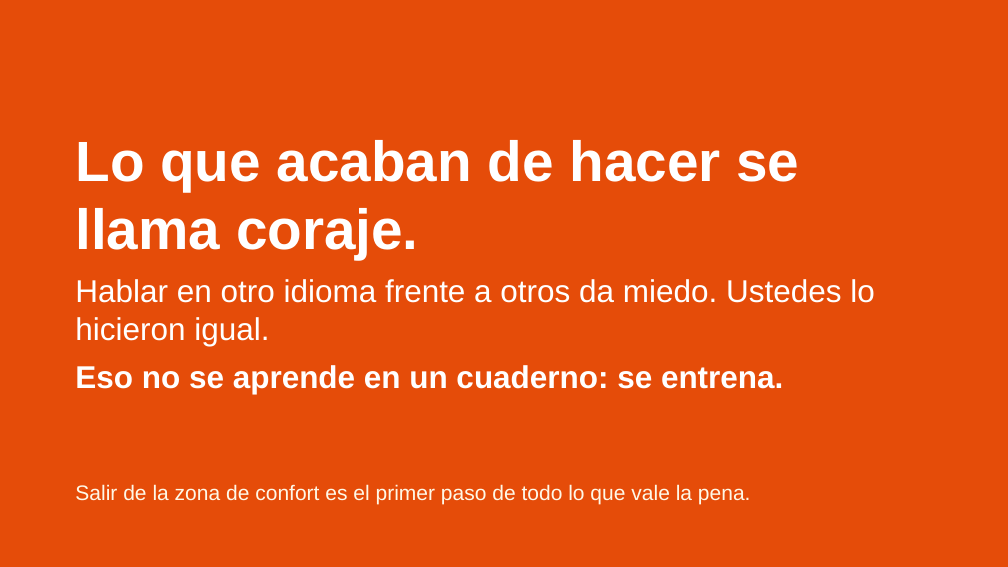
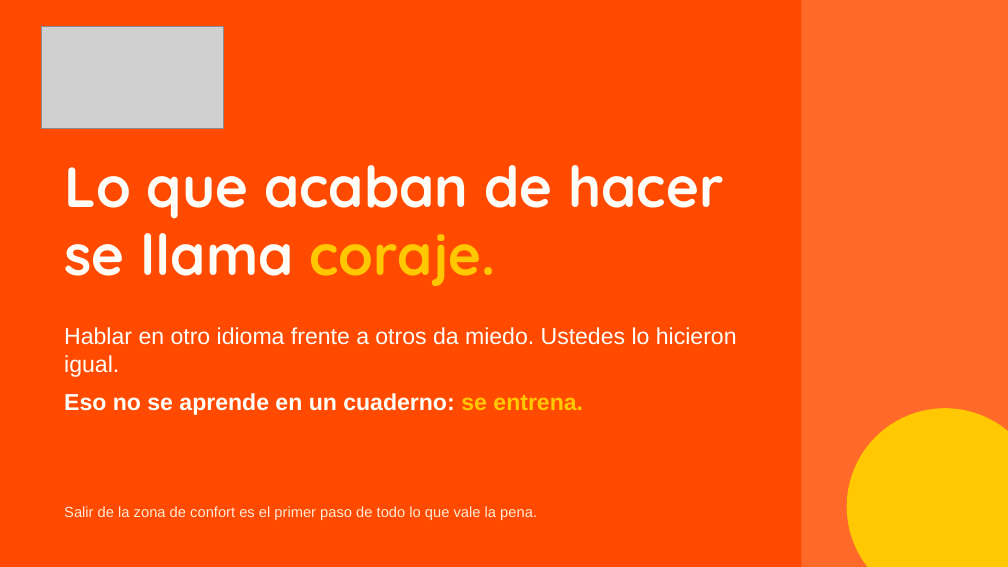
Before and after one commit to gomezrdiana/Plan-academico, a slide deck: slide 1 of recursos/comercial/productos/NICHO_COLEGIOS/SLIDES_COLEGIO_3.pptx. Drawn at 1008x567 pixels with LibreOffice and Linux fonts; fonts in the diff are those of the drawing; grey boxes stand for pictures. Boxes give left, top, right and bottom in pixels: in the first picture for what was removed or moved away, otherwise in the second. Text is boxed around its words. In the diff, an @@ line names an element or a change of style, - is before the commit and + after.

```diff
--- a/recursos/comercial/productos/NICHO_COLEGIOS/SLIDES_COLEGIO_3.pptx
+++ b/recursos/comercial/productos/NICHO_COLEGIOS/SLIDES_COLEGIO_3.pptx
@@ background #E54C09 to #FF4A00 @@
@@ picture added at box(42, 26, 223, 129) @@
@@ rectangle added at box(802, 0, 1008, 567), fill #FF6A2A @@
@@ text at box(75, 140, 799, 259): paragraph removed @@
-Lo que acaban de hacer se llama coraje.
@@ text added at box(64, 165, 723, 286), 54 pt, text #FFFDF7, bold @@
+Lo que acaban de hacer se llama coraje.
@@ text "Hablar en otro idioma frente ...": place and size @@
-text "Hablar en otro idioma frente ..." at box(75, 140, 875, 394)
+text "Hablar en otro idioma frente ..." at box(64, 327, 737, 415)
@@ text "Hablar en otro idioma frente ..." at box(64, 327, 737, 415): size 30 to 22 pt; text colour #FFFFFF to #FFFDF7 in "Hablar en otro idioma frente a otros ...", "Eso no se aprende en un cuaderno:"; text colour #FFFFFF to #FFC800 in "se entrena." @@
@@ ellipse added at box(847, 408, 1008, 567), fill #FFC800 @@
@@ text "Salir de la zona de ...": place and size @@
-text "Salir de la zona de ..." at box(75, 484, 751, 505)
+text "Salir de la zona de ..." at box(64, 506, 537, 520)
@@ text "Salir de la zona de ..." at box(64, 506, 537, 520): size 20 to 14 pt, text colour #FFF8E7 to #FFE9D6; less space between paragraphs @@
```
Also in this commit, not shown: 1 other slide changed, 1 slide added, 1 slide removed, 3 other files.
